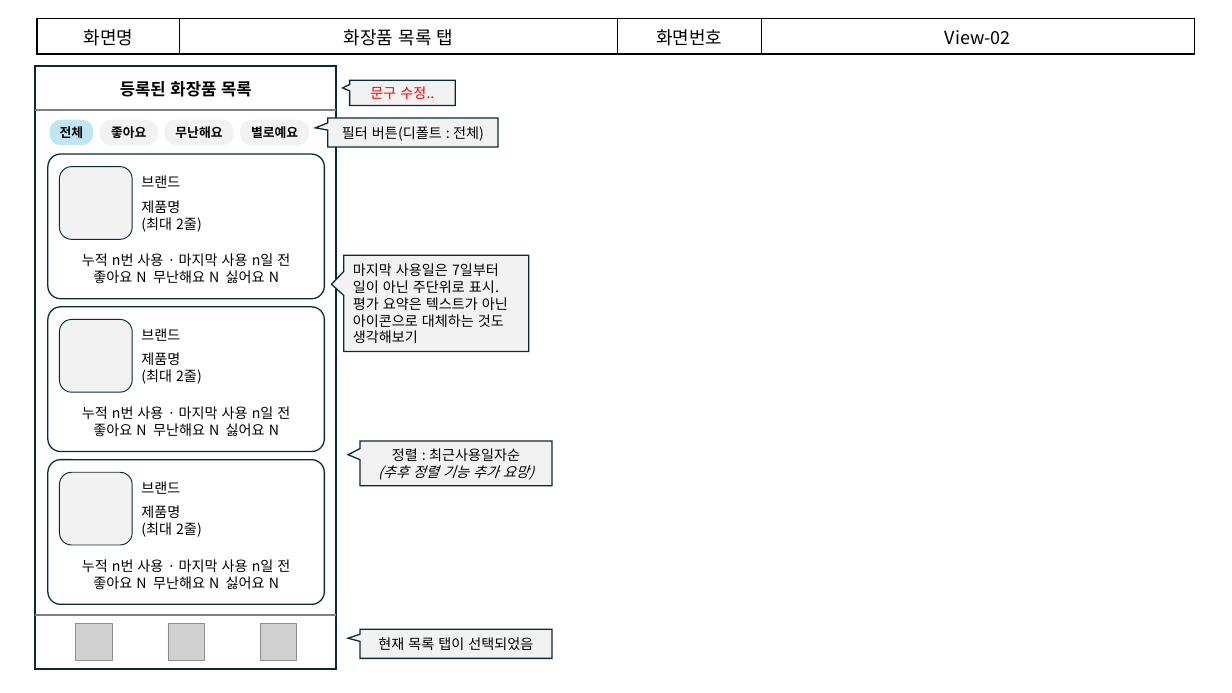
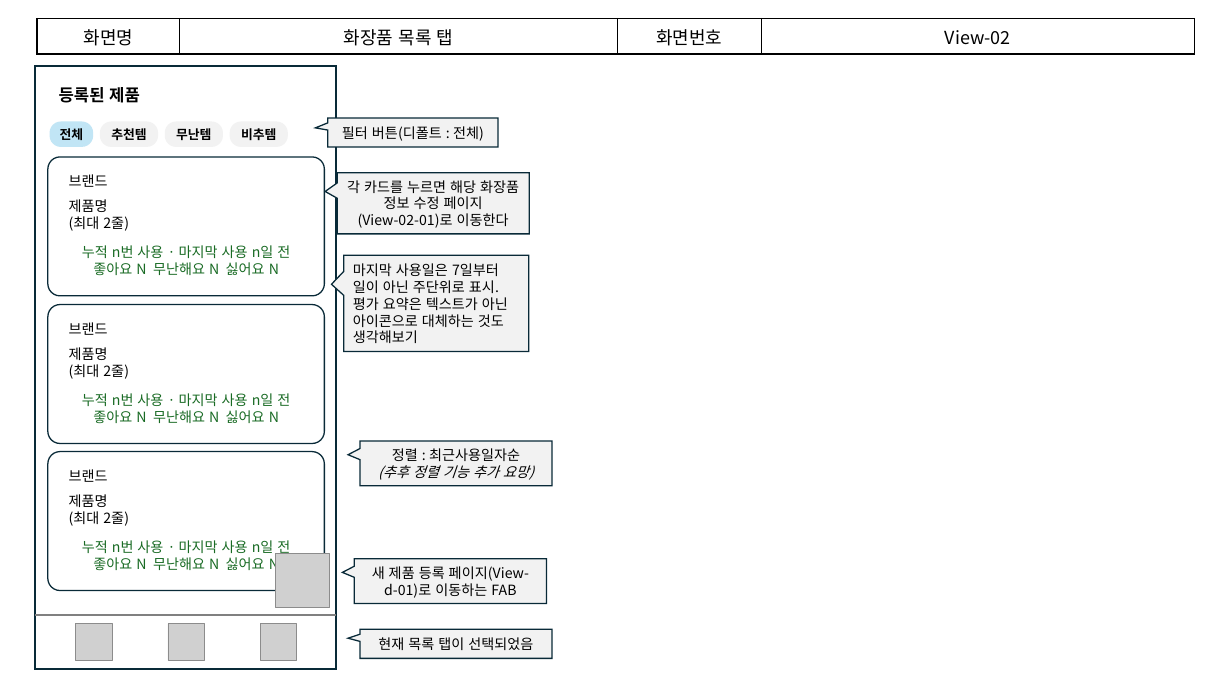
Before and after one commit to joo-hyejin/app_study, a slide deck: slide 9 of 기획서 - 프로토타입.pptx. Drawn at 1232x693 pixels with LibreOffice and Linux fonts; fonts in the diff are those of the drawing; grey boxes stand for pictures. Boxes give left, top, right and bottom in pixels: in the first picture for what was removed or moved away, otherwise in the second. Text is boxed around its words. In the diff, an @@ line names an element or a change of style, - is before the commit and + after.

Commit message:
11주차 마지막 업데이트
와이어프레임 완성, 11주차 기획서 정리 완료, 요구사항 정의서 버전 추가

```diff
--- a/기획서 - 프로토타입.pptx
+++ b/기획서 - 프로토타입.pptx
@@ text at (59, 87, 140, 103): text changed @@
-등록된 화장품 목록
+등록된 제품
@@ speech box removed at (349, 80, 455, 105) @@
-문구 수정..
@@ line removed from (35, 110) to (336, 110) @@
@@ text in rounded rectangle at (111, 128, 146, 140): text changed @@
-좋아요
+추천템
@@ rounded rectangle "무난템": place and size @@
-rounded rectangle "무난템" at (165, 120, 234, 146)
+rounded rectangle "무난템" at (165, 121, 223, 147)
@@ text in rounded rectangle at (176, 128, 211, 140): text changed @@
-무난해요
+무난템
@@ rounded rectangle "비추템": place and size @@
-rounded rectangle "비추템" at (240, 120, 310, 146)
+rounded rectangle "비추템" at (230, 121, 288, 147)
@@ text in rounded rectangle at (241, 128, 276, 140): text changed @@
-별로예요
+비추템
@@ text "브랜드": place and size @@
-text "브랜드" at (141, 175, 202, 232)
+text "브랜드" at (69, 174, 129, 231)
@@ rounded rectangle removed at (59, 166, 132, 239) @@
@@ speech box added at (337, 173, 530, 234), fill #F2F2F2, outline #092A39 1 pt, 11 pt, text #000000 @@
+각 카드를 누르면 해당 화장품 정보 수정 페이지
+(View-02-01)로 이동한다
@@ text "누적 n번 사용 · 마지막 ...": place and size @@
-text "누적 n번 사용 · 마지막 ..." at (82, 253, 290, 283)
+text "누적 n번 사용 · 마지막 ..." at (82, 245, 290, 275)
@@ rounded rectangle "세그먼티드 컨트롤": place and size @@
-rounded rectangle "세그먼티드 컨트롤" at (48, 307, 324, 452)
+rounded rectangle "세그먼티드 컨트롤" at (48, 305, 324, 444)
@@ text "브랜드": place and size @@
-text "브랜드" at (141, 328, 202, 384)
+text "브랜드" at (69, 322, 129, 379)
@@ rounded rectangle removed at (59, 320, 132, 393) @@
@@ text "누적 n번 사용 · 마지막 ...": place and size @@
-text "누적 n번 사용 · 마지막 ..." at (82, 406, 290, 436)
+text "누적 n번 사용 · 마지막 ..." at (82, 393, 290, 423)
@@ rounded rectangle "세그먼티드 컨트롤": place and size @@
-rounded rectangle "세그먼티드 컨트롤" at (48, 459, 324, 604)
+rounded rectangle "세그먼티드 컨트롤" at (48, 452, 324, 591)
@@ text "브랜드": place and size @@
-text "브랜드" at (141, 481, 202, 537)
+text "브랜드" at (69, 469, 129, 526)
@@ rounded rectangle removed at (59, 472, 132, 545) @@
@@ text colour #000000 to #196B24 in 3 elements at (82, 245, 290, 275), (82, 393, 290, 423), (82, 540, 290, 573) @@
@@ text "누적 n번 사용 · 마지막 ...": place and size @@
-text "누적 n번 사용 · 마지막 ..." at (82, 559, 290, 589)
+text "누적 n번 사용 · 마지막 ..." at (82, 540, 290, 573)
@@ picture added at (275, 554, 330, 608) @@
@@ speech box added at (355, 559, 547, 604), fill #F2F2F2, outline #092A39 1 pt, 11 pt, text #000000 @@
+새 제품 등록 페이지(View-d-01)로 이동하는 FAB
```
Also in this commit, not shown: 8 other slides changed, 1 slide added, 5 slides removed, 3 other files.
